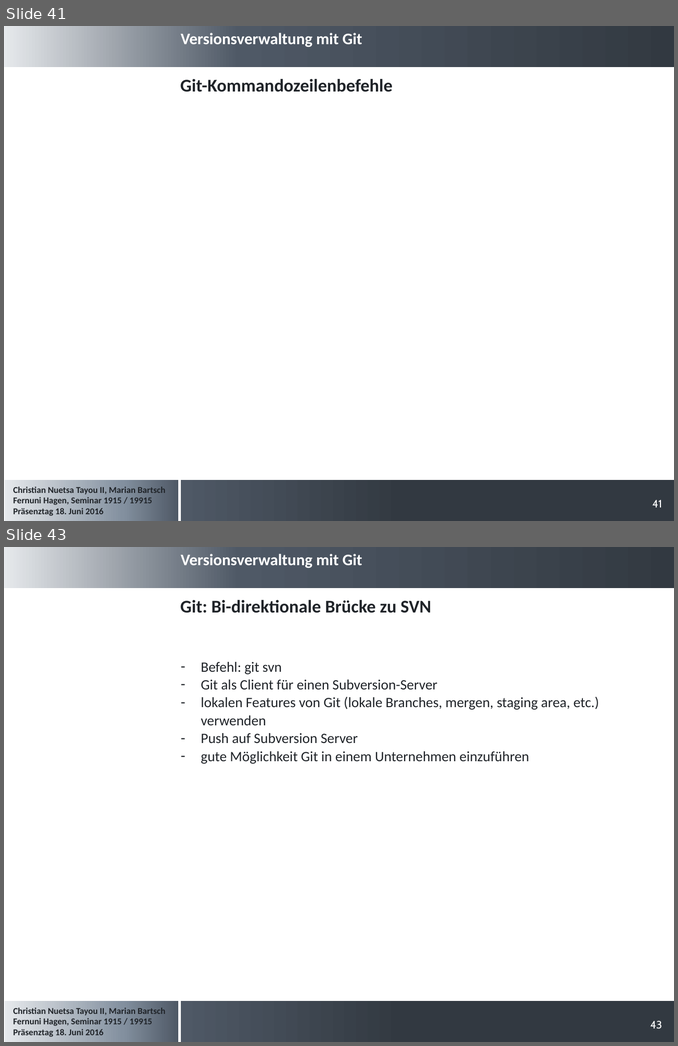
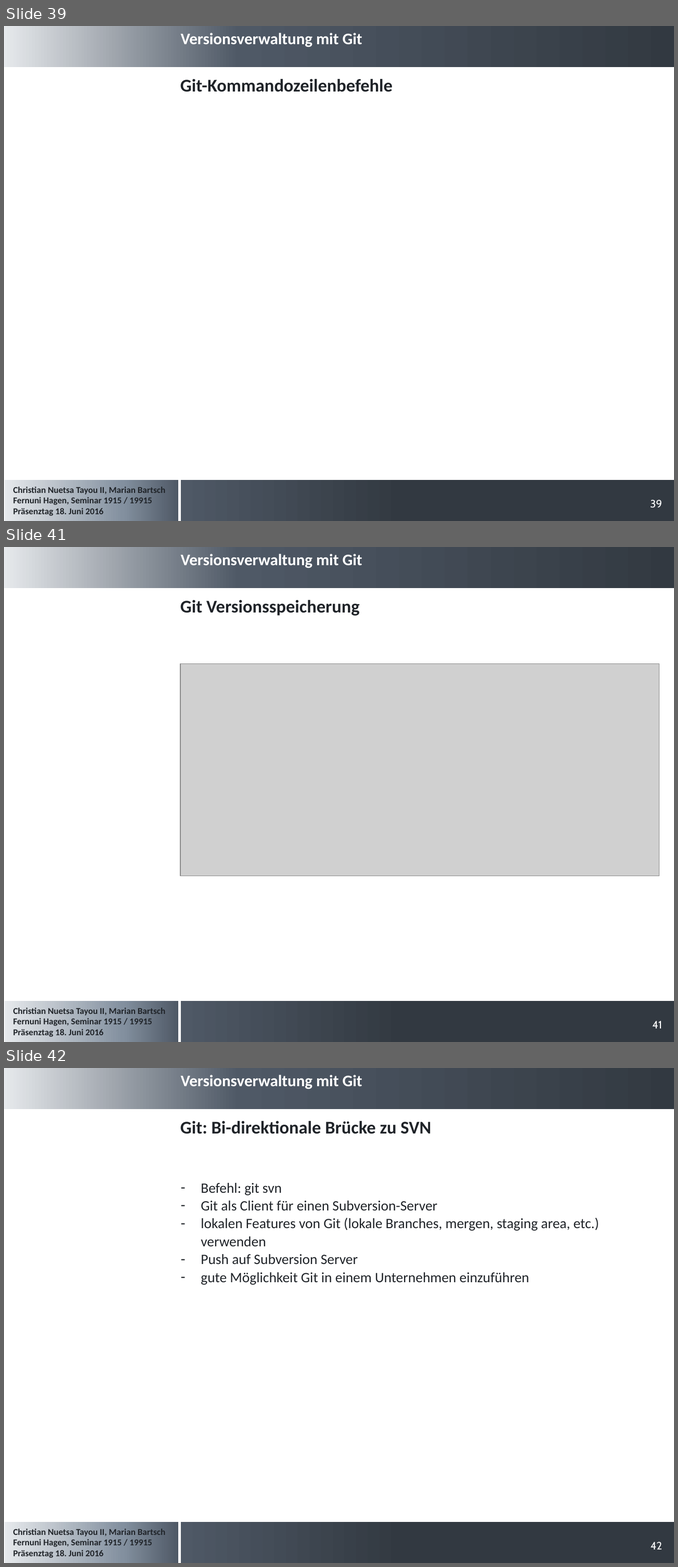
Before and after one commit to cristallin/git-project-seminar, a slide deck: Präsentation_Seminararbeit.pptx. Shown one above the other, each under a label of ours: slides 41 and 43 before the commit, slides 39, 41 and 42 after it; the slides between them are not shown. The pictures are 678x1046 and 678x1567 pixels, drawn with LibreOffice and Linux fonts; fonts in the diff are those of the drawing; grey boxes stand for pictures; background and template pictures are left out. Boxes give left, top, right and bottom in pixels: in the first picture for what was removed or moved away, otherwise in the second. Text is boxed around its words. In the diff, an @@ line names an element or a change of style, - is before the commit and + after.

```diff
--- a/Präsentation_Seminararbeit.pptx
+++ b/Präsentation_Seminararbeit.pptx
@@ slide 41 added at bbox=[4, 547, 674, 1042], background #FFFFFF; not listed: 5 template elements that a slide beside it also shows @@
@@ title added at bbox=[180, 600, 360, 616], 20 pt, text #1F2328, bold @@
+Git Versionsspeicherung
@@ picture added at bbox=[180, 663, 659, 876] @@
@@ page number added at bbox=[652, 1021, 662, 1029], 12 pt, text #FFFFFF @@
+41
@@ what was slide 41 is now slide 39 @@
@@ page number at bbox=[650, 500, 662, 508]: text changed @@
-41
+39
@@ what was slide 43 is now slide 42 @@
@@ page number at bbox=[650, 1542, 662, 1550]: text changed @@
-43
+42
```
Also in this commit, not shown: 3 slides changed, 1 other slide added, 3 slides removed.
